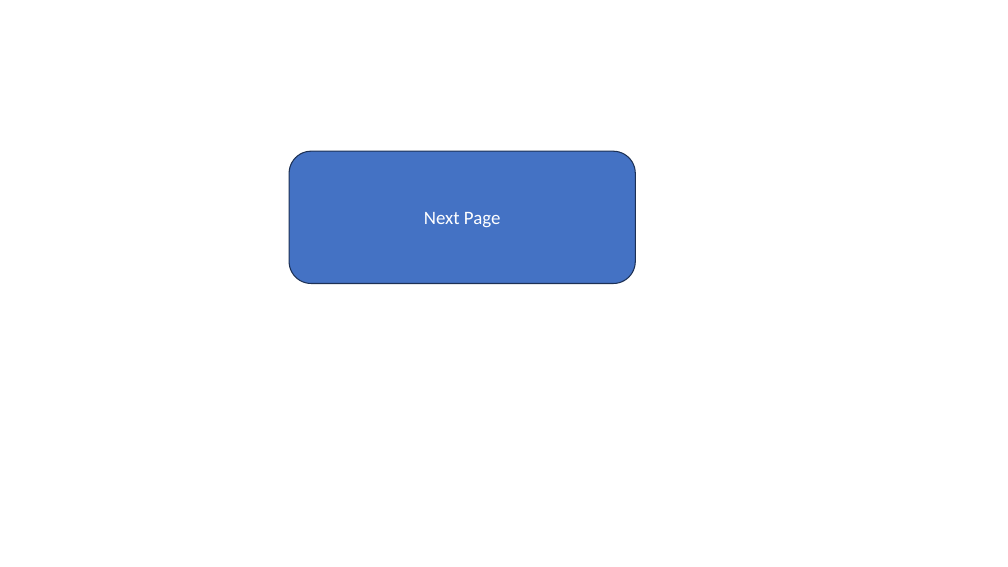
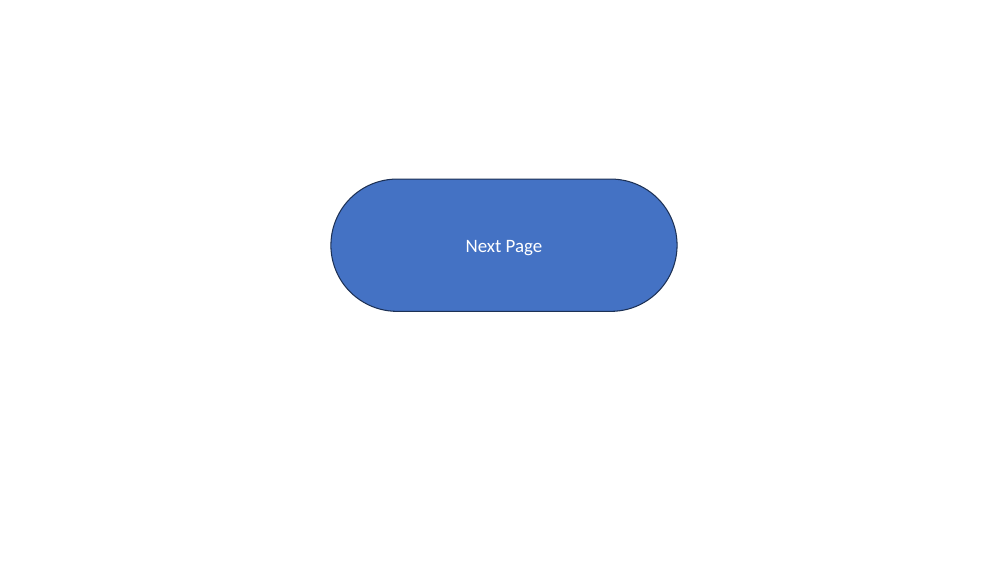
Before and after one commit to Sudeepdeve/Nature-of-problem-, a slide deck: slide 6 of power.pptx. Drawn at 1008x567 pixels with LibreOffice and Linux fonts; fonts in the diff are those of the drawing. Boxes give left, top, right and bottom in pixels: in the first picture for what was removed or moved away, otherwise in the second. Text is boxed around its words. In the diff, an @@ line names an element or a change of style, - is before the commit and + after.

```diff
--- a/power.pptx
+++ b/power.pptx
@@ rounded rectangle "Next Page": place and size @@
-rounded rectangle "Next Page" at box(289, 151, 635, 284)
+rounded rectangle "Next Page" at box(331, 179, 678, 312)
@@ rounded rectangle "Next Page" at box(331, 179, 678, 312): proportions changed @@
```
